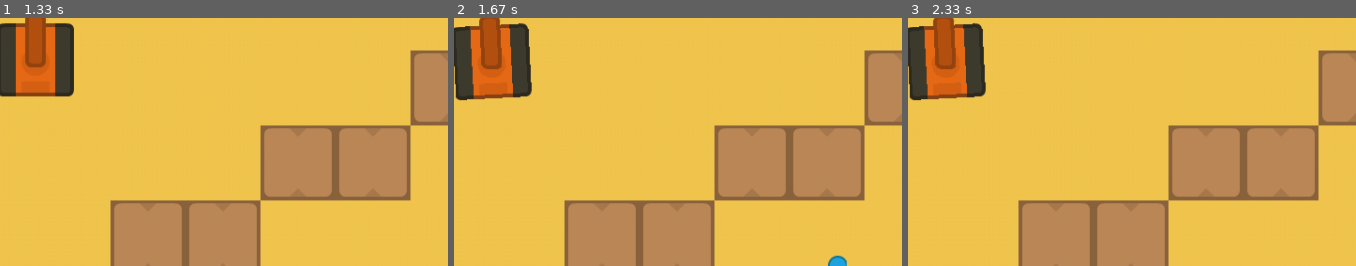
Above: before the commit, frames 1-3 (left to right).
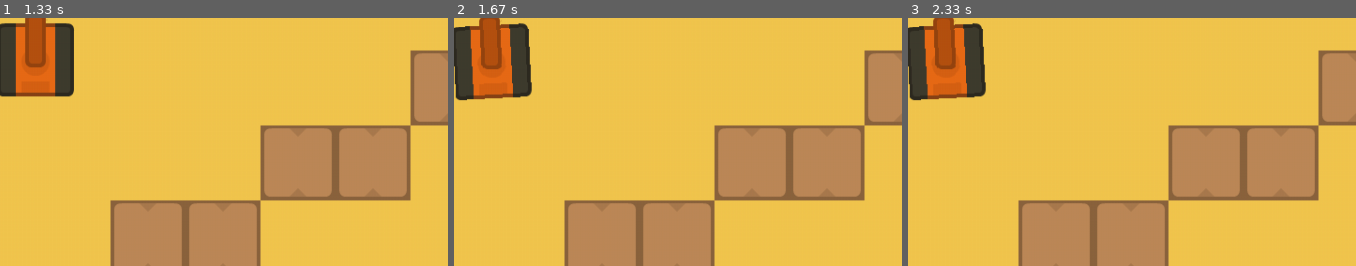
Above: after the commit, the same moments.

Repository: lenghia2797/TankPyGame
Game: pygame game, started from main.py
Two runs of this game, one before a commit and one after it. Both use one fixed random seed, a clock stepped at 60 frames per second and the inputs below.
Inputs (mouse positions are % of the whole screen's width and height, from its top left):
- Up to frame 1 (1.33 s): hold Right 0.33-0.8 s; move the mouse to (46, 54) at 0.37 s
- Up to frame 2 (1.67 s): tap A at 1.33 s
- Up to frame 3 (2.33 s): tap D at 1.67 s; tap A at 2 s
The pictures show only the part of the screen within x 50-100%, y 50-100%; the shares and areas given below are measured in that part.

Frame 1 is identical in both runs. In frame 2, 0.2% of the frame differs, in the area x 83-88%, y 95-100%; in frame 3, nothing differs.

Commit message:
add flow game and update tank

Diff:
--- a/GameScene.py
+++ b/GameScene.py
@@ -34,27 +34,15 @@
         # mixer.music.play(-1)
         self.load_sound()
 
+        self.run()
+
+    def run(self):
+        super().run()
         self.bullets = []
         self.player = Player(self, 200, 200, Constants.TANK_WIDTH,
                                  Constants.TANK_HEIGHT, self.game.loader.tank_red_image, 3)
 
         self.bullets += self.player.bullets
-        # if self.gameMode == 2:
-        #     pass
-        #     self.player_2_1 = Player2(self, 800, 100, Constants.TANK_WIDTH,
-        #                               Constants.TANK_HEIGHT, self.game.loader.tank_blue_image, 3)
-        #     self.player_2_2 = Player2(self, 800, 300, Constants.TANK_WIDTH,
-        #                               Constants.TANK_HEIGHT, self.game.loader.tank_blue_image, 3)
-        #     self.player_2_2.type = TankType.AI_2
-        #     self.player_2_2.triangle.visible = False
-        # else:
-
-        #     self.enemy = Enemy(self, 700, 100, Constants.TANK_WIDTH, Constants.TANK_HEIGHT,
-        #                        self.game.loader.tank_blue_image, 3)
-        #     self.enemy.setAngle(90)
-        #     self.enemy.image = self.enemy.rot_center(self.game.loader.tank_blue_image,
-        #                                              self.enemy.angle)
-        #     self.enemy.type = TankType.ENEMY_1
 
         self.wall = Wall(self, 400, 400, Constants.WALL_WIDTH,
                          Constants.WALL_HEIGHT, self.game.loader.wall_image, 3)
@@ -114,6 +102,13 @@
 
         for coin in self.map.coins:
             self.checkCollisionPlayerCoin(coin)
+
+        for item in self.map.items:
+            self.checkCollisionPlayerItem(item)
+
+        for bullet in self.bullets:
+            if bullet.type == TankType.ENEMY_1:
+                self.checkCollisionPlayerBullet(bullet)
 
     def checkCollisionPlayerWall(self, wall):
         collision_tolerance = 5
@@ -171,10 +166,29 @@
         if bullet_rect.colliderect(enemy_rect):
             bullet.active = False
             bullet.visible = False
-            enemy.active = False
-            enemy.visible = False
-            self.play_sound(self.score_sound)
-            ScoreLabel.score += 1
+            enemy.health -= bullet.tank.damage
+            if enemy.health <= 0:
+                enemy.active = False
+                enemy.visible = False
+                self.play_sound(self.score_sound)
+                ScoreLabel.score += 1
+
+    def checkCollisionPlayerBullet(self, bullet):
+        collision_tolerance = 10
+        if not bullet.visible: return
+        if not self.player.visible: return
+        bullet_rect = pygame.Rect(bullet.x, bullet.y,
+                                    bullet.width, bullet.height)
+        player_rect = pygame.Rect(self.player.x, self.player.y,
+                                self.player.width, self.player.height)
+        if bullet_rect.colliderect(player_rect):
+            bullet.active = False
+            bullet.visible = False
+            self.player.health -= bullet.tank.damage
+            if self.player.health <= 0:
+                self.player.active = False
+                self.player.visible = False
+                self.sceneManager.changeSceneTo(Constants.MENU_SCENE)
 
     def checkCollisionPlayerCoin(self, coin):
         collision_tolerance = 10
@@ -190,6 +204,19 @@
             coin.visible = False
             self.play_sound(self.score_sound)
             ScoreLabel.score += 1
+
+    def checkCollisionPlayerItem(self, item):
+        collision_tolerance = 10
+        player = self.player
+        if not player.visible: return
+        if not item.visible: return
+        coin_rect = pygame.Rect(player.x, player.y,
+                                    player.width, player.height)
+        item_rect = pygame.Rect(item.x, item.y,
+                                item.width, item.height)
+        if coin_rect.colliderect(item_rect):
+            item.active = False
+            item.visible = False
 
     # def checkCollisionBulletWall2(self, bullets):
     #     collision_tolerance = 10
--- a/MenuScene.py
+++ b/MenuScene.py
@@ -12,6 +12,12 @@
         super().__init__(screen, game, sceneManager)
         self.name = Constants.MENU_SCENE
 
+        self.run()
+
+
+    def run(self):
+        super().run()
+
         self.background = GameObject(self, 0, 0, Constants.SCREEN_WIDTH,
                                      Constants.SCREEN_HEIGHT, self.game.loader.background_image, 0)
 
@@ -24,6 +30,7 @@
         self.playBtn.setOnClick(self.onPlayButton)
         self.add(self.playBtn)
 
+
     def onPlayButton(self):
         print(1234)
         self.sceneManager.changeSceneTo(Constants.GAME_SCENE)
--- a/assets/levelMap.csv
+++ b/assets/levelMap.csv
@@ -10,7 +10,7 @@
 3,3,3,1,1,1,1,0,1,1,1,1,1,1,0,1,1,1,1,1,1,1,1,1,1,1,1,1,1,1,1,3,3,3,3,3,1,1,1,3
 3,1,1,1,1,5,1,1,1,3,1,1,1,1,1,1,1,1,1,1,1,1,3,3,1,1,1,1,1,1,1,1,1,1,1,1,1,1,1,3
 3,1,1,1,1,1,1,1,1,3,1,1,1,1,5,1,1,1,1,1,1,1,1,3,3,1,1,1,1,1,1,1,1,1,1,1,1,1,1,3
-3,1,1,1,1,1,1,1,1,3,1,1,1,1,1,1,1,3,1,3,1,1,1,3,3,1,1,1,3,1,1,3,3,1,1,1,1,1,1,3
+3,1,1,2,1,1,1,1,1,3,1,1,1,1,1,1,1,3,1,3,1,1,1,3,3,1,1,1,3,1,1,3,3,1,1,1,1,1,1,3
 3,1,1,1,1,3,1,3,1,3,3,3,3,1,1,1,1,3,1,3,1,1,1,3,1,1,1,1,1,1,1,1,1,3,3,3,1,1,1,3
 3,3,3,1,1,3,3,3,3,3,3,3,3,3,3,3,3,3,3,3,1,1,1,3,1,1,1,1,1,1,1,1,1,1,1,1,1,1,1,3
 3,1,3,1,1,3,1,1,1,1,1,1,1,1,1,1,1,3,1,1,1,1,1,3,1,1,1,5,1,1,1,1,1,1,1,1,1,1,1,3
--- a/assets/levelMap.json
+++ b/assets/levelMap.json
@@ -12,7 +12,7 @@
  "layers":[
         {
          "compression":"",
-         "data":"BAAAAAQAAAAEAAAABAAAAAQAAAAEAAAABAAAAAQAAAA …(2494 unchanged characters)… AACAAAAAgAAAAIAAAAEAAAABAAAAAIAAAACAAAAAgAAAAIAAAACAAAAAgAAAAIAAAACAAAABAAAAAIAAA …(3784 unchanged characters)…
+         "data":"BAAAAAQAAAAEAAAABAAAAAQAAAAEAAAABAAAAAQAAAA …(2494 unchanged characters)… AACAAAAAgAAAAIAAAAEAAAABAAAAAIAAAACAAAAAwAAAAIAAAACAAAAAgAAAAIAAAACAAAABAAAAAIAAA …(3784 unchanged characters)…
          "encoding":"base64",
          "height":30,
          "id":1,
--- a/gamecore/Loader.py
+++ b/gamecore/Loader.py
@@ -37,3 +37,6 @@
 
 
         self.coin_image = pygame.image.load(r'./assets/images/coin.png')
+        self.wrench_blue_image = pygame.image.load(r'./assets/images/img_wrench_blue.png')
+        self.wrench_red_image = pygame.image.load(r'./assets/images/img_wrench_red.png')
+        self.wrench_yellow_image = pygame.image.load(r'./assets/images/img_wrench_yellow.png')
--- a/gamecore/Scene.py
+++ b/gamecore/Scene.py
@@ -14,6 +14,12 @@
         self.inputHandler: InputHandler = InputHandler(self)
 
         self.objects: GameObject[100] = []
+
+    def killAllObjects(self):
+        self.objects = []
+
+    def run(self):
+        self.killAllObjects()
 
     def add(self, object: GameObject):
         self.objects.append(object)
--- a/gamecore/SceneManager.py
+++ b/gamecore/SceneManager.py
@@ -8,6 +8,7 @@
 
     def changeSceneTo(self, name):
         SceneManager.CurrentSceneName = name
+        self.getCurrentScene().run()
 
     def getCurrentScene(self):
         for scene in self.sceneList:
--- a/objects/Enemy.py
+++ b/objects/Enemy.py
@@ -20,13 +20,15 @@
         self.moveDown = True
         self.moveLeft = True
 
+        self.lastTimeRotate = 0
+
         self.timeRotate = 1500
 
     def update(self):
         super().update()
-        # self.autoMove()
+        self.autoMove()
         self.shootBullet()
-        # self.updateByState()
+        self.updateByState()
 
     def updateShoot(self):
         now = pygame.time.get_ticks()
@@ -54,7 +56,7 @@
     def autoMove(self):
         if self.moveDown:
             self.y += self.speed
-            if self.y > self.rawY + 250:
+            if self.y > self.rawY + 50:
                 self.moveDown = False
         else:
             self.y -= self.speed
@@ -62,7 +64,7 @@
                 self.moveDown = True
         if self.moveLeft:
             self.x += self.speed
-            if self.x > self.rawX + 150:
+            if self.x > self.rawX + 50:
                 self.moveLeft = False
         else:
             self.x -= self.speed
--- /dev/null
+++ b/objects/Item.py
@@ -0,0 +1,9 @@
+from gamecore.GameObject import GameObject
+
+
+class Item(GameObject):
+    def __init__(self, scene, x, y, width, height, image, depth):
+        super().__init__(scene, x, y, width, height, image, depth)
+
+    def update(self):
+        super().update()
--- a/objects/Tank.py
+++ b/objects/Tank.py
@@ -14,6 +14,9 @@
 
         self.speed = 2
         self.angle = 0
+        self.health = 100
+        self.damage = 100
+
         self.image = pygame.transform.rotate(self.image, self.angle)
 
         self.lastTimeShoot = pygame.time.get_ticks()
--- a/objects/TileMap.py
+++ b/objects/TileMap.py
@@ -3,6 +3,7 @@
 from gamecore.GameObject import GameObject
 from objects.Coin import Coin
 from objects.Enemy import Enemy
+from objects.Item import Item
 from objects.Wall import Wall
 
 class TileMap():
@@ -13,6 +14,7 @@
         self.tiles = []
         self.enemies = []
         self.coins = []
+        self.items = []
         self.load_tiles(filename)
         self.addToScene()
 
@@ -23,6 +25,8 @@
             self.scene.add(enemy)
         for coin in self.coins:
             self.scene.add(coin)
+        for item in self.items:
+            self.scene.add(item)
 
     def read_csv(self, filename):
         map = []
@@ -45,6 +49,11 @@
                 if tile == '0':
                     self.enemies.append(Enemy(self.scene, pos_x, pos_y, size, size,
                                             loader.tank_blue_image, 3))
+
+                if tile == '2':
+                    self.items.append(Item(self.scene, pos_x, pos_y, 60, 50,
+                                            loader.wrench_red_image, 3))
+
                 if tile == '3':
                     self.tiles.append(Wall(self.scene, pos_x, pos_y, size, size,
                                             loader.wall_image, 3))
